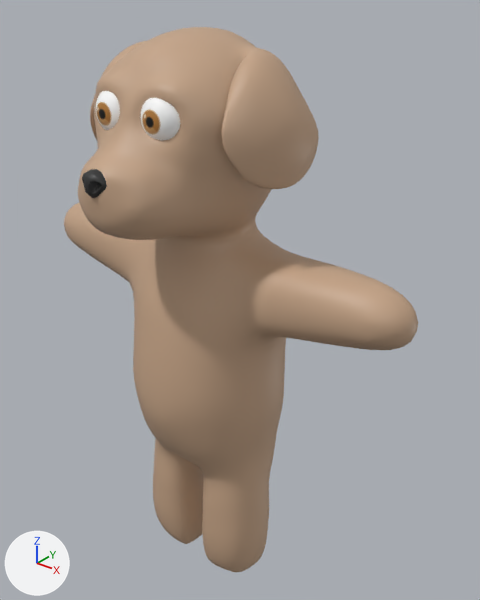
A saved change to the FBX model Model/Mesh/NiLu/NiLu.fbx.
Both versions are drawn from a 50 mm lens placed at (0.1371, -0.1537, 0.2118), pointed at (0.0084, 0.0071, 0.1121). Lighting does not change. The marker at lower left points along +X, +Y and +Z. Where no turn or scale is listed for an object, it has been applied to the vertices.
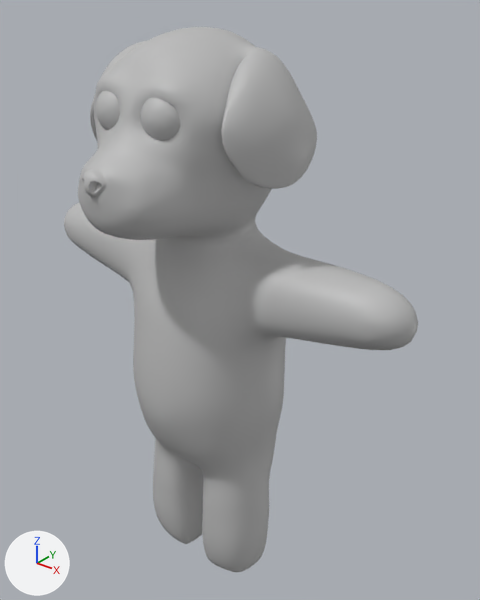
Where the newer file only moved an object's origin or applied its transform, the numbers keep the older frame.

What differs and where, as boxes [x1, y1, x2, y2] in the pictures (480 x 600 px):
'polySurface6', surface changed, reshaped (beige to grey)
    both: [64, 27, 418, 572]
'polySurface4', now drawn
    after: [96, 91, 181, 141]
part 1 of me_mesh, cut back
    before: [96, 48, 318, 215]
    after: [96, 48, 316, 215]

What the commit changed:
In material 'lambert2' (mat_lambert2), texture is no longer img_nilu_png.
In material 'lambert2' (mat_lambert2), base_color is now set to (0.5, 0.5, 0.5), grey #bcbcbc.
me_mesh is used by ob_polysurface6; location (0.0, 0.0, 0.0).
me_mesh had 9807 vertices, 19558 faces and spanned x -0.074..0.074, y -0.047..0.032, z 0.0..0.199.
me_mesh now has 9043 vertices, 18038 faces and spans x -0.074..0.074, y -0.047..0.032, z 0.0..0.199.
me_mesh part 1: 71 vertices moved within x -0.013..0.036, y -0.039..0.011, z 0.156..0.194; 953 vertices removed from x -0.026..0.037, y -0.039..0.011, z 0.156..0.194; 189 vertices added at x -0.026..0.036, y -0.039..0.011, z 0.157..0.195.
